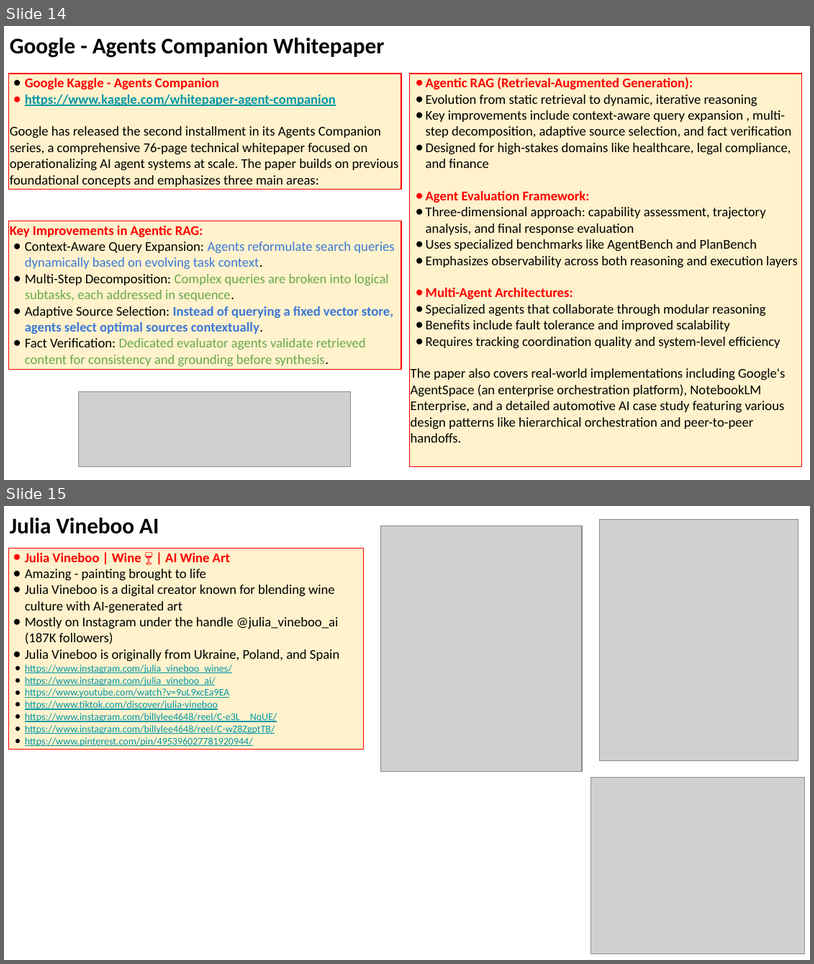
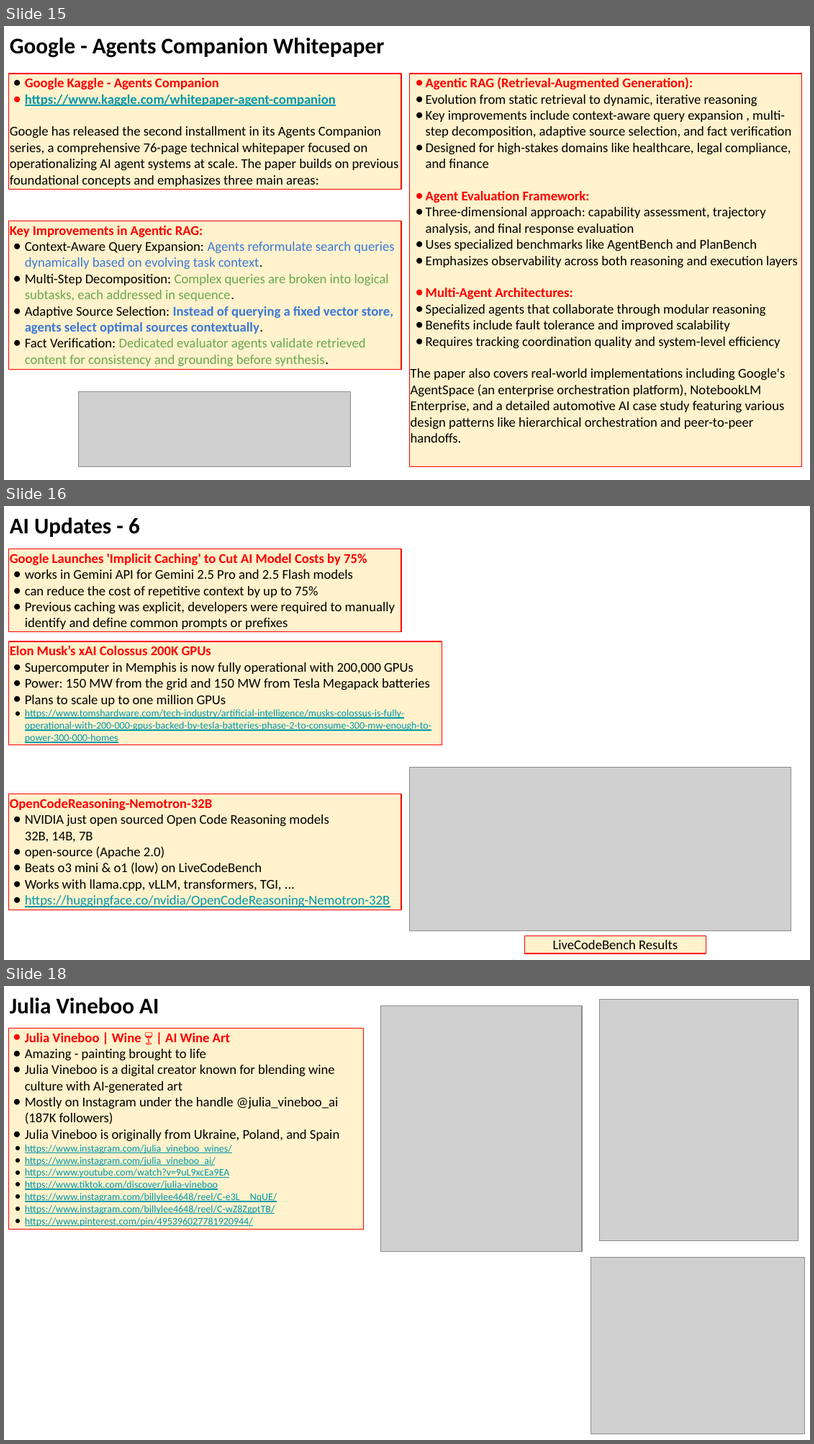
Before and after one commit to lselector/seminar, a slide deck: 2025/2025-05-09-AI-Updates.pptx. Shown one above the other, each under a label of ours: slides 14 and 15 before the commit, slides 15, 16 and 18 after it; the slides between them are not shown. The pictures are 814x964 and 814x1444 pixels, drawn with LibreOffice and Linux fonts; fonts in the diff are those of the drawing; grey boxes stand for pictures. Boxes give left, top, right and bottom in pixels: in the first picture for what was removed or moved away, otherwise in the second. Text is boxed around its words. In the diff, an @@ line names an element or a change of style, - is before the commit and + after.

```diff
--- a/2025/2025-05-09-AI-Updates.pptx
+++ b/2025/2025-05-09-AI-Updates.pptx
@@ slide 16 added at bbox=[4, 506, 810, 960], background #FFFFFF @@
@@ text added at bbox=[10, 518, 140, 537], 20 pt, text #000000, bold @@
+AI Updates - 6
@@ rectangle added at bbox=[9, 548, 401, 632], fill #FFF2CC, outline #FF0000 0.75 pt, 12 pt, text #000000 @@
+Google Launches 'Implicit Caching' to Cut AI Model Costs by 75%
+● works in Gemini API for Gemini 2.5 Pro and 2.5 Flash models
+● can reduce the cost of repetitive context by up to 75%
+● Previous caching was explicit, developers were required to manually identify and define common prompts or prefixes
@@ rectangle added at bbox=[9, 641, 442, 745], fill #FFF2CC, outline #FF0000 0.75 pt, 9 pt, text #0097A7, underline @@
+Elon Musk’s xAI Colossus 200K GPUs
+● Supercomputer in Memphis is now fully operational with 200,000 GPUs
+● Power: 150 MW from the grid and 150 MW from Tesla Megapack batteries
+● Plans to scale up to one million GPUs
+● https://www.tomshardware.com/tech-industry/artificial-intelligence/musks-colossus-is-fully-operational-with-200-000-gpus-backed-by-tesla-batteries-phase-2-to-consume-300-mw-enough-to-power-300-000-homes
@@ picture added at bbox=[409, 767, 792, 930] @@
@@ rectangle added at bbox=[9, 794, 401, 909], fill #FFF2CC, outline #FF0000 0.75 pt, 12 pt, text #000000 @@
+OpenCodeReasoning-Nemotron-32B
+● NVIDIA just open sourced Open Code Reasoning models
+  32B, 14B, 7B
+● open-source (Apache 2.0)
+● Beats o3 mini & o1 (low) on LiveCodeBench
+● Works with llama.cpp, vLLM, transformers, TGI, ...
+● https://huggingface.co/nvidia/OpenCodeReasoning-Nemotron-32B
@@ rectangle added at bbox=[525, 935, 707, 952], fill #FFF2CC, outline #FF0000 0.75 pt, 12 pt, text #000000 @@
+LiveCodeBench Results
@@ what was slide 14 is now slide 15 @@
@@ what was slide 15 is now slide 18 @@
```
Also in this commit, not shown: 4 slides changed, 3 other slides added, 1 slide removed, 1 other file.
